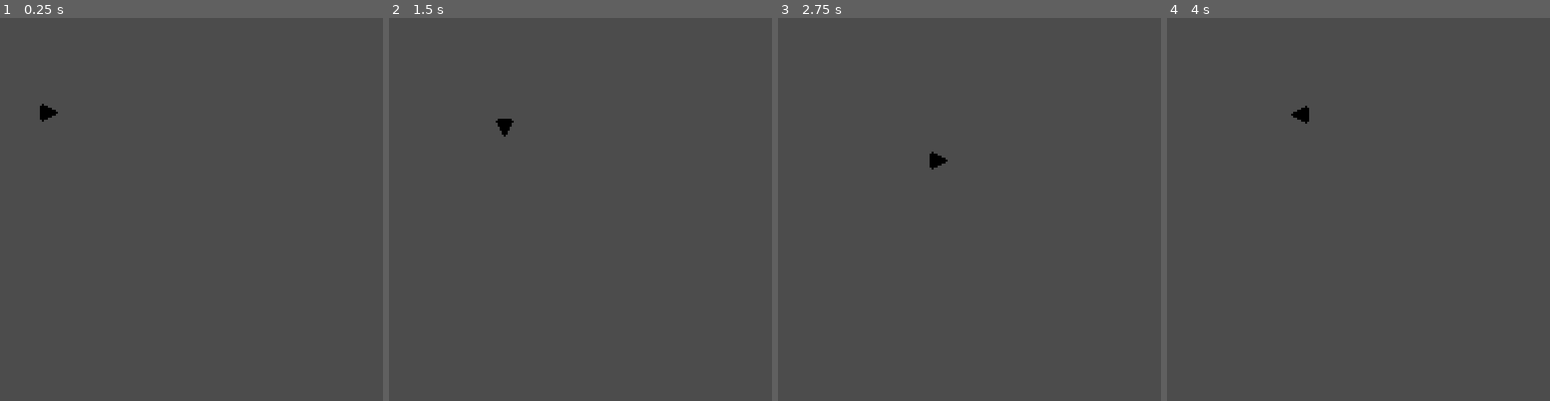
Above: before the commit, frames 1-4 (left to right).
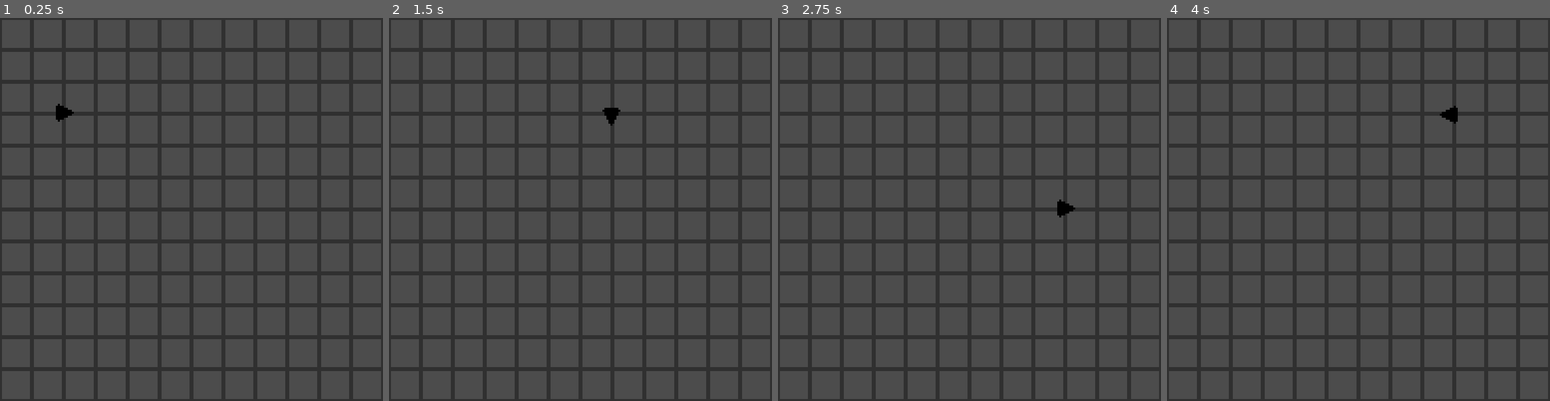
Above: after the commit, the same moments.

Repository: mark-chimes/rootsnake
Game: Godot game, scene res://main.tscn
Same seed, same stepped clock (60 frames per second), same inputs: the game is played once before the commit and once after it.
Inputs:
- Up to frame 1 (0.25 s): no input
- Up to frame 2 (1.5 s): hold Right (right) 0.53-1.28 s; hold Down (down) from 1.28 s (still down)
- Up to frame 3 (2.75 s): release Down (down) at 2.03 s; hold Right (right) from 2.03 s (still down)
- Up to frame 4 (4 s): release Right (right) at 2.78 s; hold Up (up) 2.78-3.53 s; hold Left (left) from 3.53 s (still down)

The runs differ from the first frame. In frame 1, 24% of the frame differs, in the area x 0-100%, y 0-100%; in frame 2, 24%; in frame 3, 24%; in frame 4, 24%.

Commit message:
Align to grid

Diff:
--- a/main.tscn
+++ b/main.tscn
@@ -1,7 +1,9 @@
-[gd_scene load_steps=3 format=2]
+[gd_scene load_steps=5 format=2]
 
 [ext_resource path="res://snakehead.gd" type="Script" id=1]
 [ext_resource path="res://sprites/triangle.png" type="Texture" id=2]
+[ext_resource path="res://sprites/box.png" type="Texture" id=3]
+[ext_resource path="res://sprites/box_small.png" type="Texture" id=4]
 
 [node name="main" type="Node2D"]
 
@@ -16,3 +18,21 @@
 anchor_mode = 0
 current = true
 zoom = Vector2( 0.25, 0.25 )
+
+[node name="background" type="Node2D" parent="."]
+
+[node name="grid_small" type="Sprite" parent="background"]
+visible = false
+modulate = Color( 1, 1, 1, 0.168627 )
+show_behind_parent = true
+texture = ExtResource( 4 )
+centered = false
+region_enabled = true
+region_rect = Rect2( 0, 0, 192, 192 )
+
+[node name="grid_big" type="Sprite" parent="background"]
+modulate = Color( 1, 1, 1, 0.368627 )
+texture = ExtResource( 3 )
+centered = false
+region_enabled = true
+region_rect = Rect2( 0, 0, 192, 192 )
--- a/snakehead.gd
+++ b/snakehead.gd
@@ -9,22 +9,33 @@
 	UP, DOWN, LEFT, RIGHT
 }
 
-var VEL = 32
+var GRID_SIZE = 16.0
+
+var VEL = 64.0
 var dir = Dir.RIGHT
+var next_dir = Dir.RIGHT
 
 func _ready():
 	pass
 
+var timer = 0.0
+var CHANGE_TIME = GRID_SIZE/VEL
 
 func _process(delta):
+	timer += delta
+
 	if Input.is_action_just_pressed("right"):
-		dir = Dir.RIGHT
+		next_dir = Dir.RIGHT
 	elif Input.is_action_just_pressed("down"):
-		dir = Dir.DOWN
+		next_dir = Dir.DOWN
 	elif Input.is_action_just_pressed("left"):
-		dir = Dir.LEFT
+		next_dir = Dir.LEFT
 	elif Input.is_action_just_pressed("up"):
-		dir = Dir.UP
+		next_dir = Dir.UP
+
+	if timer >= CHANGE_TIME:
+		timer -= CHANGE_TIME
+		dir = next_dir
 
 	if dir == Dir.RIGHT:
 		position.x += VEL*delta
Binary file added: sprites/box.png
Not shown, added: sprites/box.png.import
Binary file added: sprites/box_small.png
Not shown, added: sprites/box_small.png.import
Not shown, added: sprites/box_small
